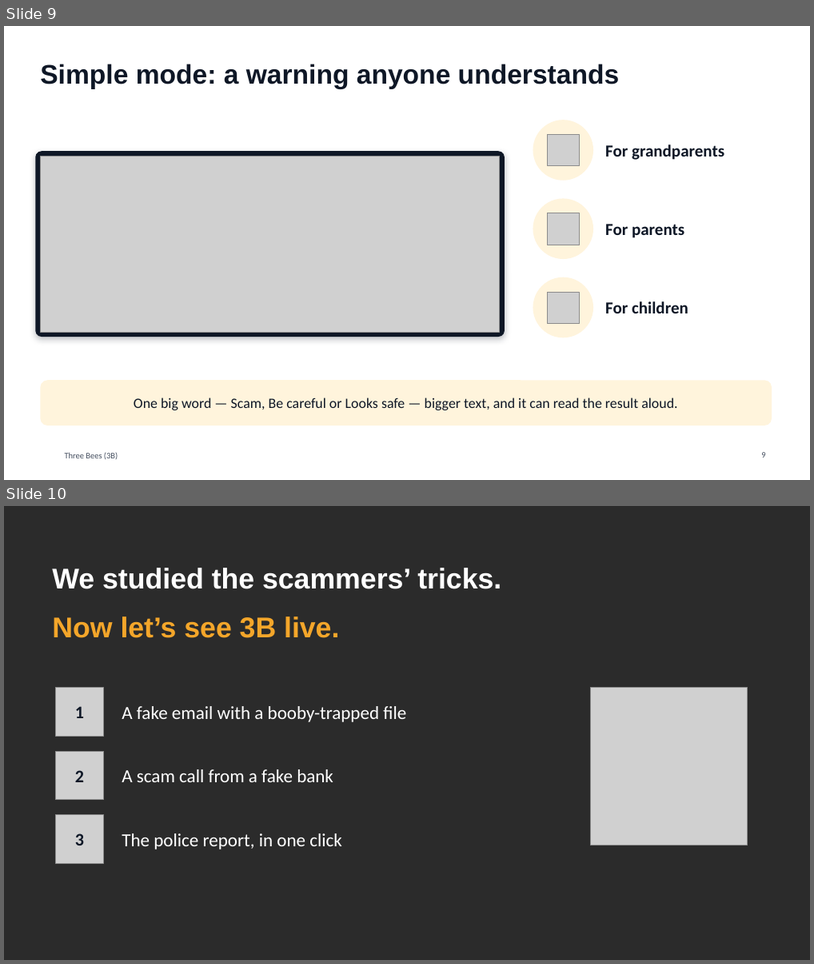
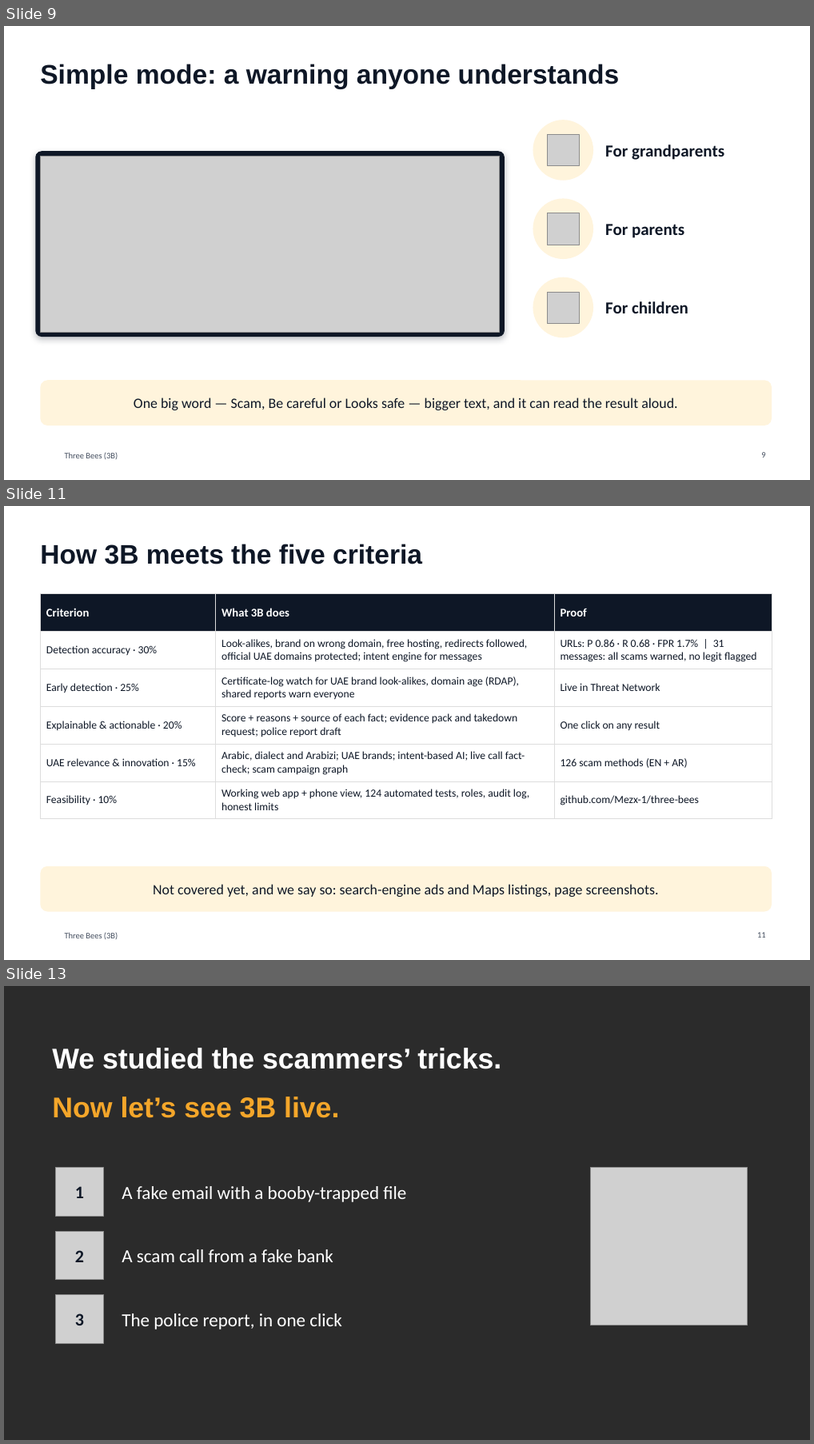
Before and after one commit to Mezx-1/three-bees, a slide deck: docs/presentation/ThreeBees_3B.pptx. Shown one above the other, each under a label of ours: slides 9 and 10 before the commit, slides 9, 11 and 13 after it; the slides between them are not shown. The pictures are 814x964 and 814x1444 pixels, drawn with LibreOffice and Linux fonts; fonts in the diff are those of the drawing; grey boxes stand for pictures; background and template pictures are left out; a plain dark background stands for a picture behind light text. Boxes give left, top, right and bottom in pixels: in the first picture for what was removed or moved away, otherwise in the second. Text is boxed around its words. In the diff, an @@ line names an element or a change of style, - is before the commit and + after.

```diff
--- a/docs/presentation/ThreeBees_3B.pptx
+++ b/docs/presentation/ThreeBees_3B.pptx
@@ slide 11 added at <box>4,506,810,960</box>, background #FFFFFF; not listed: 1 template element that a slide beside it also shows @@
@@ title added at <box>40,544,422,564</box>, 32 pt, text #0E1726, bold @@
+How 3B meets the five criteria
@@ table added at <box>40,594,772,813</box>, 6 rows, 3 columns @@
+Criterion | What 3B does | Proof
+Detection accuracy · 30% | Look-alikes, brand on wrong domain, free hosting, redirects followed, official UAE domains protected; intent engine for messages | URLs: P 0.86 · R 0.68 · FPR 1.7% | 31 messages: all scams warned, no legit flagged
+Early detection · 25% | Certificate-log watch for UAE brand look-alikes, domain age (RDAP), shared reports warn everyone | Live in Threat Network
+Explainable & actionable · 20% | Score + reasons + source of each fact; evidence pack and takedown request; police report draft | One click on any result
+UAE relevance & innovation · 15% | Arabic, dialect and Arabizi; UAE brands; intent-based AI; live call fact-check; scam campaign graph | 126 scam methods (EN + AR)
+Feasibility · 10% | Working web app + phone view, 124 automated tests, roles, audit log, honest limits | github.com/Mezx-1/three-bees
@@ rounded rectangle added at <box>40,866,772,912</box>, fill #FFF4DC @@
@@ text added at <box>153,884,659,896</box>, 17 pt, text #0E1726 @@
+Not covered yet, and we say so: search-engine ads and Maps listings, page screenshots.
@@ page number added at <box>758,932,766,937</box>, 10 pt, text #444E5F @@
+11
@@ what was slide 10 is now slide 13 @@
```
Also in this commit, not shown: 1 slide changed, 2 other slides added, 20 other files.
